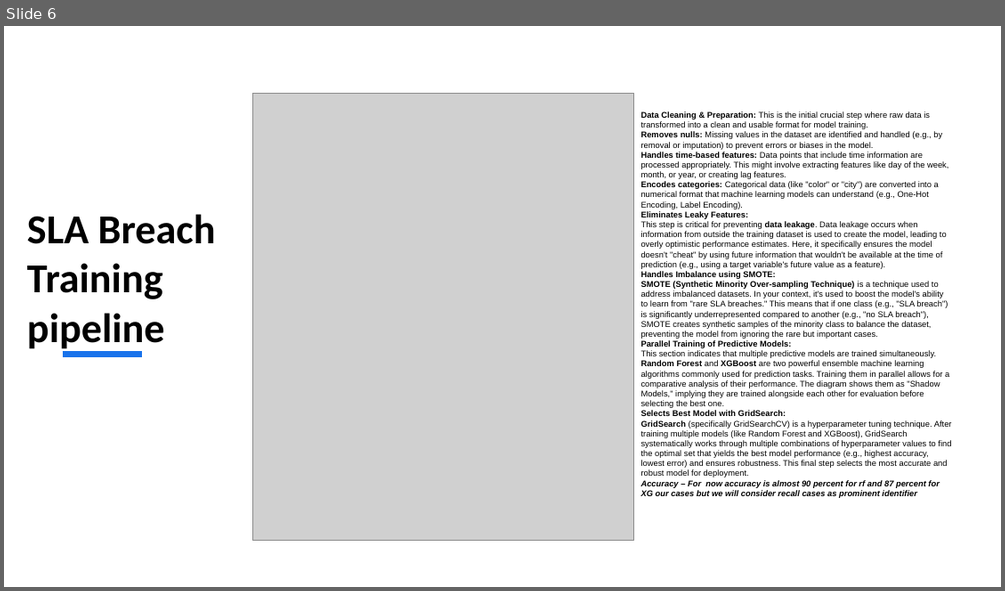
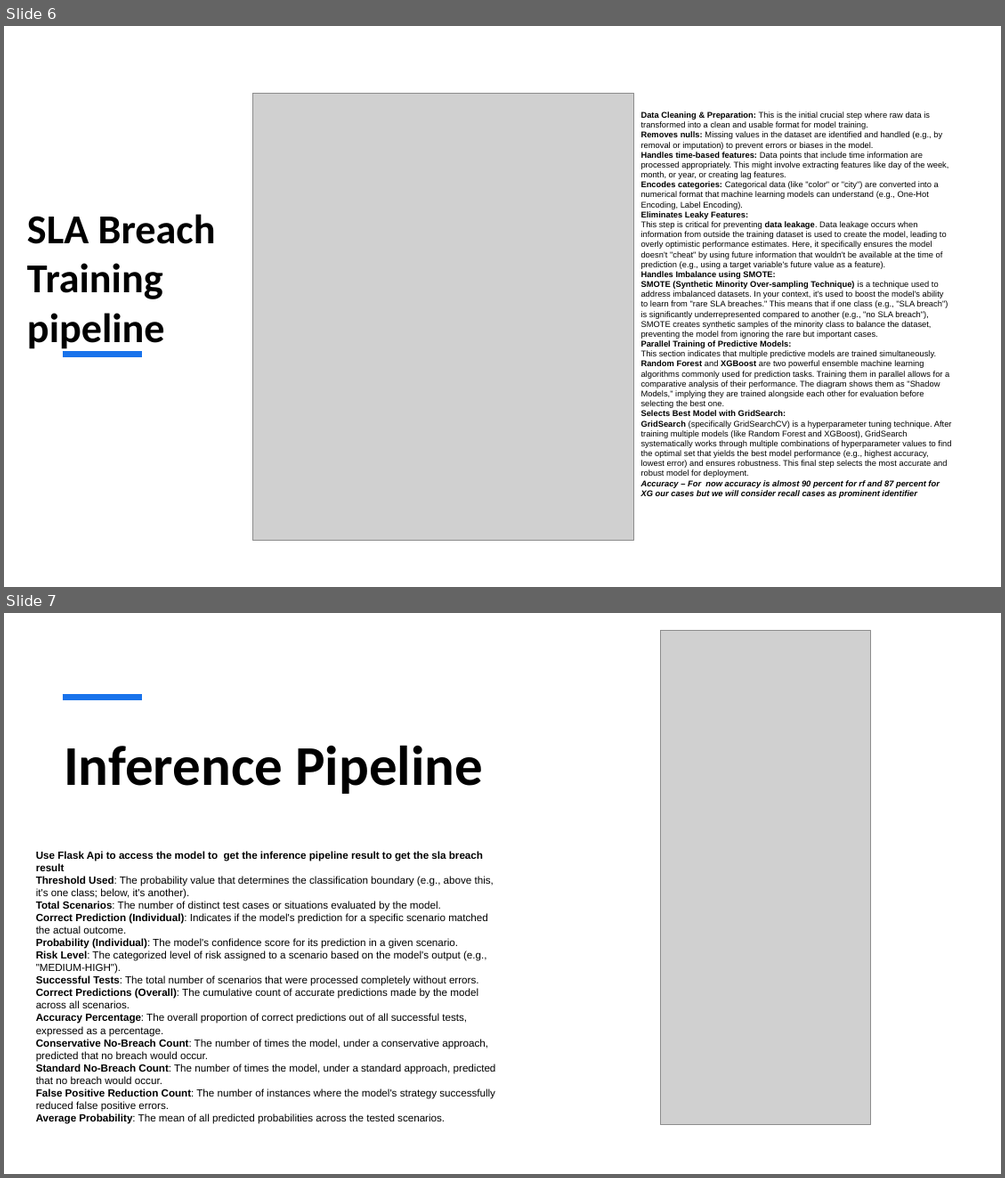
Before and after one commit to abhinavkaushikl/ITSM_SLA_Optimizations, a slide deck: ITSM Predictive SLA Breach.pptx. Shown one above the other, each under a label of ours: slide 6 before the commit, slides 6 and 7 after it. The pictures are 1005x591 and 1005x1178 pixels, drawn with LibreOffice and Linux fonts; fonts in the diff are those of the drawing; grey boxes stand for pictures. Boxes give left, top, right and bottom in pixels: in the first picture for what was removed or moved away, otherwise in the second. Text is boxed around its words. In the diff, an @@ line names an element or a change of style, - is before the commit and + after.

```diff
--- a/ITSM Predictive SLA Breach.pptx
+++ b/ITSM Predictive SLA Breach.pptx
@@ slide 7 added at (4, 613, 1001, 1174), background #FFFFFF @@
@@ picture added at (661, 631, 871, 1125) @@
@@ line added from (63, 698) to (142, 698), #1973EB 6 pt @@
@@ title added at (64, 745, 483, 794), 54 pt, text #000000, bold @@
+Inference Pipeline
@@ text added at (36, 851, 496, 1124), 10 pt, text #000000 @@
+Use Flask Api to access the model to get the inference pipeline result to get the sla breach result
+Threshold Used: The probability value that determines the classification boundary (e.g., above this, it's one class; below, it's another).
+Total Scenarios: The number of distinct test cases or situations evaluated by the model.
+Correct Prediction (Individual): Indicates if the model's prediction for a specific scenario matched the actual outcome.
+Probability (Individual): The model's confidence score for its prediction in a given scenario.
+Risk Level: The categorized level of risk assigned to a scenario based on the model's output (e.g., "MEDIUM-HIGH").
+Successful Tests: The total number of scenarios that were processed completely without errors.
+Correct Predictions (Overall): The cumulative count of accurate predictions made by the model across all scenarios.
+Accuracy Percentage: The overall proportion of correct predictions out of all successful tests, expressed as a percentage.
+Conservative No-Breach Count: The number of times the model, under a conservative approach, predicted that no breach would occur.
+Standard No-Breach Count: The number of times the model, under a standard approach, predicted that no breach would occur.
+False Positive Reduction Count: The number of instances where the model's strategy successfully reduced false positive errors.
+Average Probability: The mean of all predicted probabilities across the tested scenarios.
```
Also in this commit, not shown: 1 slide changed, 2 other slides added, 2 slides removed, 5 other files.
